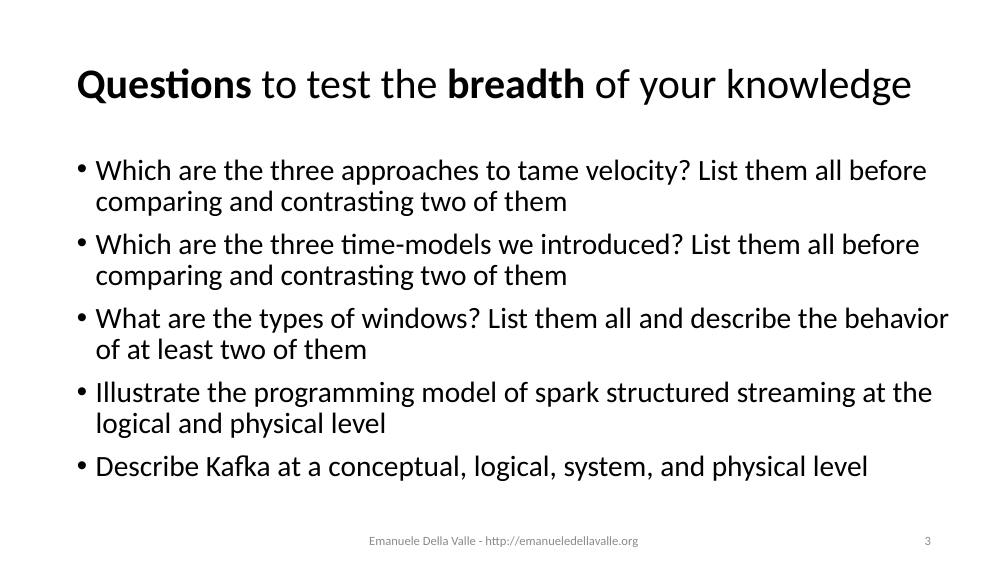
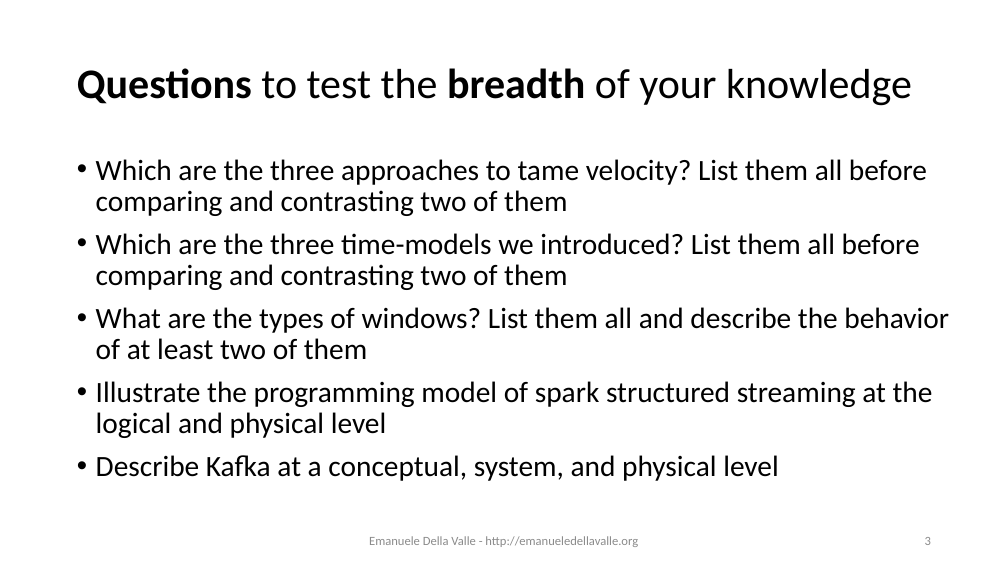
Before and after one commit to emanueledellavalle/streaming-data-analytics, a slide deck: slide 3 of lectures/07_SDE_exam-preview/07_Streaming-Data-Engineering_exam-preview.pptx. Drawn at 1008x567 pixels with LibreOffice and Linux fonts; fonts in the diff are those of the drawing. Boxes give left, top, right and bottom in pixels: in the first picture for what was removed or moved away, otherwise in the second. Text is boxed around its words. In the diff, an @@ line names an element or a change of style, - is before the commit and + after.

Commit message:
slides after 26.10.2023 lecture

```diff
--- a/lectures/07_SDE_exam-preview/07_Streaming-Data-Engineering_exam-preview.pptx
+++ b/lectures/07_SDE_exam-preview/07_Streaming-Data-Engineering_exam-preview.pptx
@@ text at [96, 455, 778, 481]: text changed @@
-• Describe Kafka at a conceptual, logical, system, and physical level
+• Describe Kafka at a conceptual, system, and physical level
```
Also in this commit, not shown: 1 other file.
